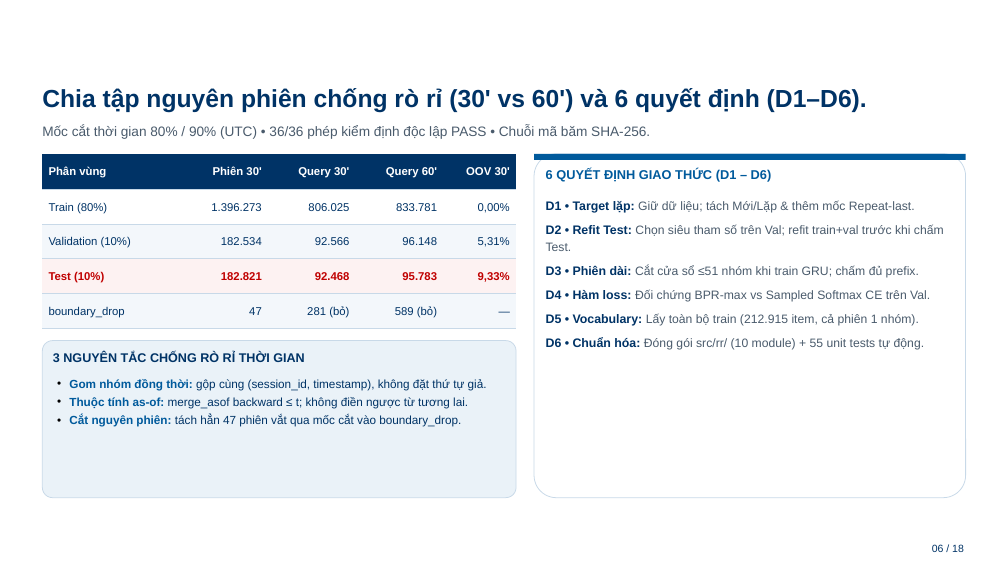
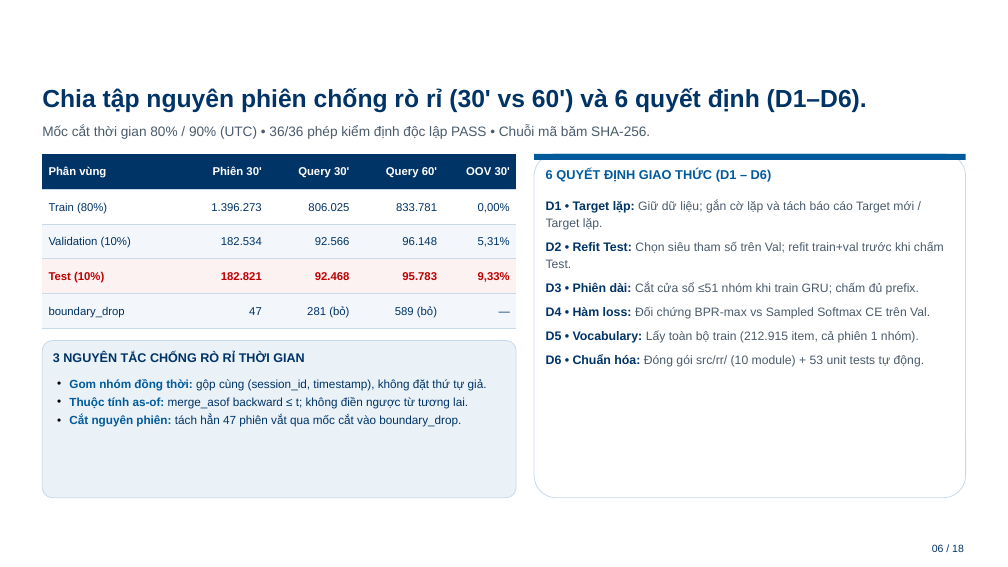
Before and after one commit to Mymark1010/MultiBehavior_Product_Recommendation_System, a slide deck: slide 6 of docs/BAO_CAO_TIEN_DO_PROJECT3_HUST_27_11_v3.pptx. Drawn at 1008x567 pixels with LibreOffice and Linux fonts; fonts in the diff are those of the drawing; background and template pictures are left out. Boxes give left, top, right and bottom in pixels: in the first picture for what was removed or moved away, otherwise in the second. Text is boxed around its words. In the diff, an @@ line names an element or a change of style, - is before the commit and + after.

```diff
--- a/docs/BAO_CAO_TIEN_DO_PROJECT3_HUST_27_11_v3.pptx
+++ b/docs/BAO_CAO_TIEN_DO_PROJECT3_HUST_27_11_v3.pptx
@@ text at [546, 200, 914, 230]: text changed @@
-D1 • Target lặp: Giữ dữ liệu; tách Mới/Lặp & thêm mốc Repeat-last.
+D1 • Target lặp: Giữ dữ liệu; gắn cờ lặp và tách báo cáo Target mới / Target lặp.
@@ text at [546, 355, 924, 367]: text changed @@
-D6 • Chuẩn hóa: Đóng gói src/rr/ (10 module) + 55 unit tests tự động.
+D6 • Chuẩn hóa: Đóng gói src/rr/ (10 module) + 53 unit tests tự động.
```
Also in this commit, not shown: 9 other slides changed, 5 other files.
